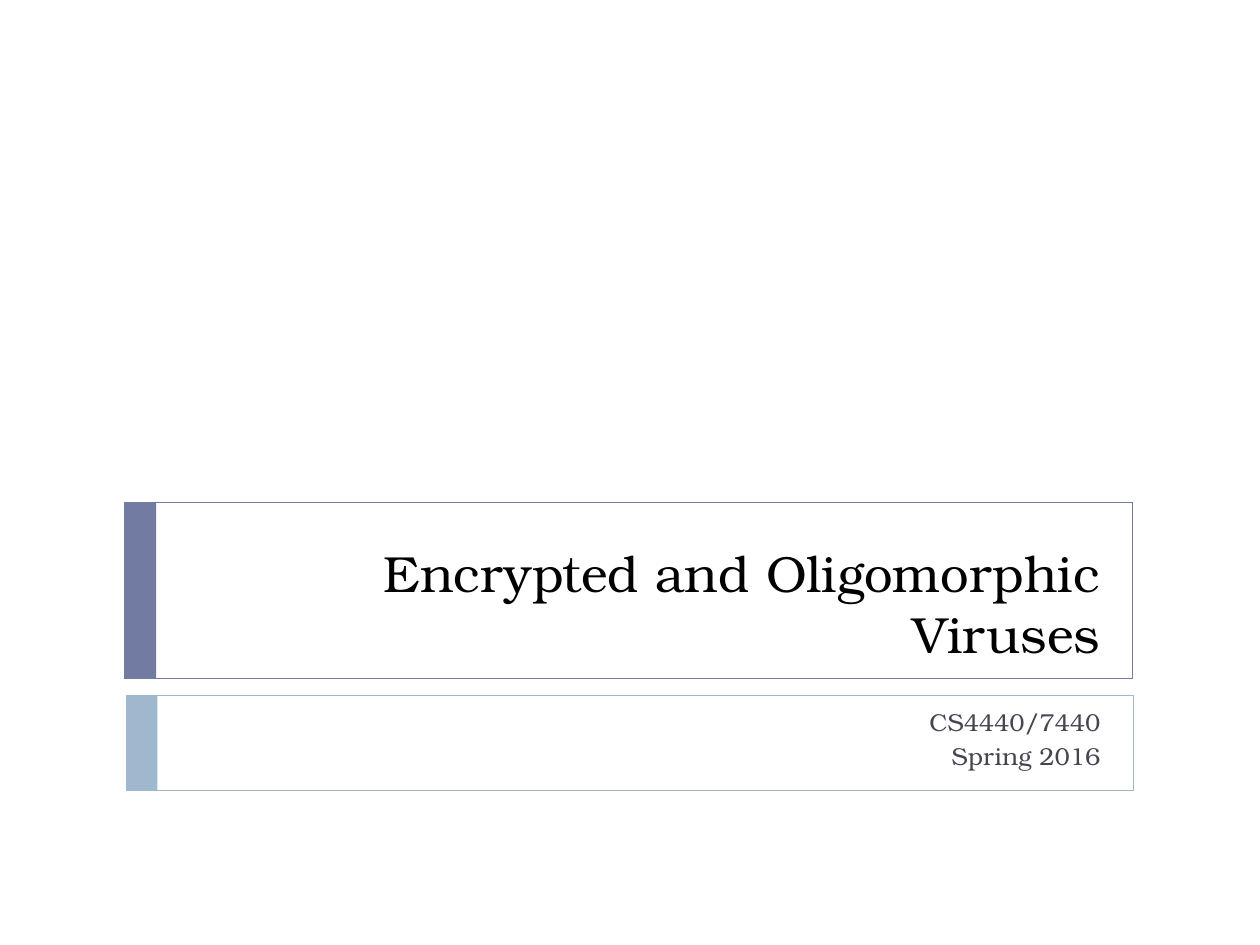
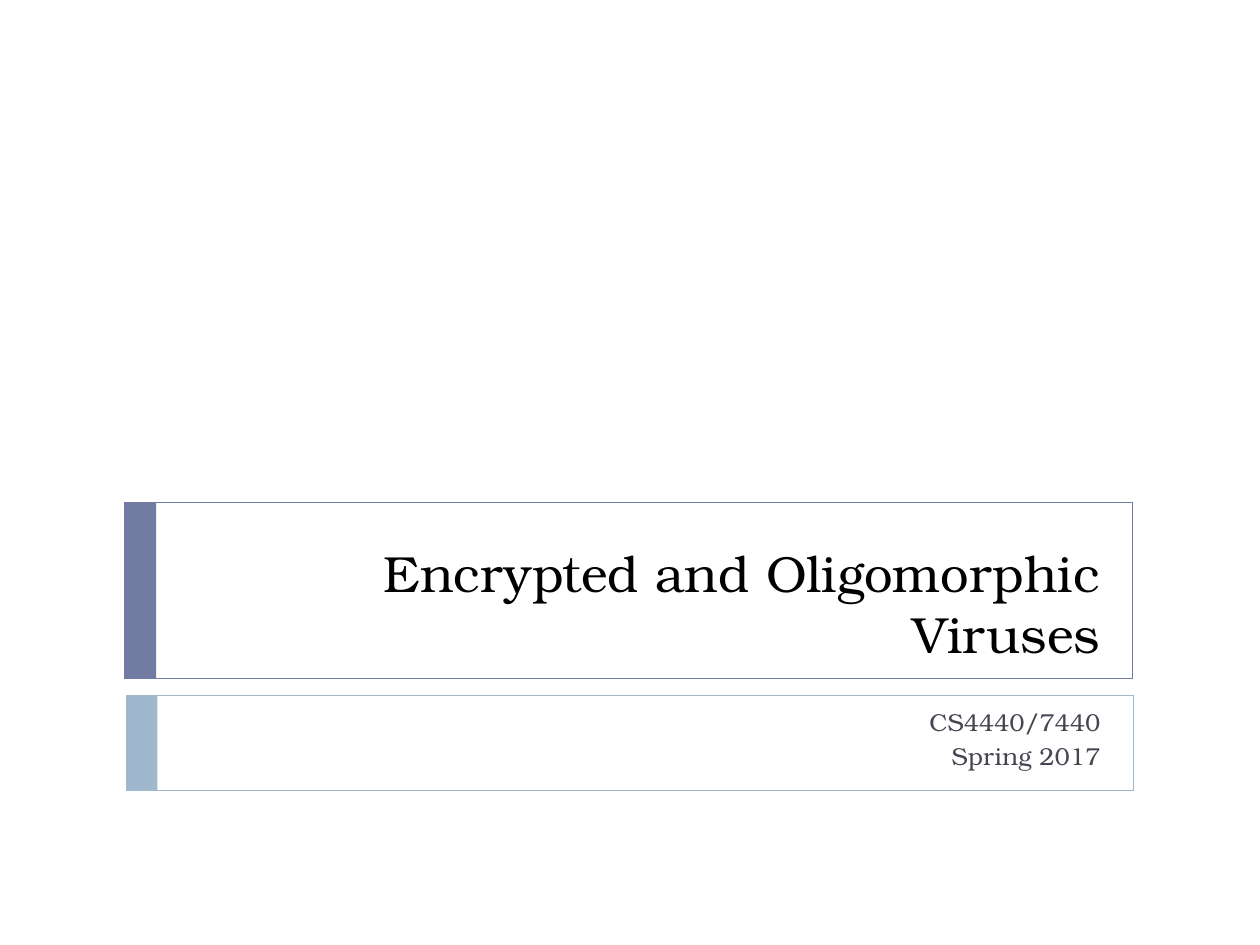
Before and after one commit to harrisonwl/harrisonwl.github.io, a slide deck: slide 1 of assets/courses/malware/spring2017/slides/FinalWeeks/EncryptedOligomorphic.ppt. Drawn at 1260x945 pixels with LibreOffice and Linux fonts; fonts in the diff are those of the drawing. Boxes give left, top, right and bottom in pixels: in the first picture for what was removed or moved away, otherwise in the second. Text is boxed around its words. In the diff, an @@ line names an element or a change of style, - is before the commit and + after.

```diff
--- a/assets/courses/malware/spring2017/slides/FinalWeeks/EncryptedOligomorphic.ppt
+++ b/assets/courses/malware/spring2017/slides/FinalWeeks/EncryptedOligomorphic.ppt
@@ subtitle at (952,748,1100,771): text changed @@
-Spring 2016
+Spring 2017
```
Also in this commit, not shown: 4 other slides changed, 2 slides added.
